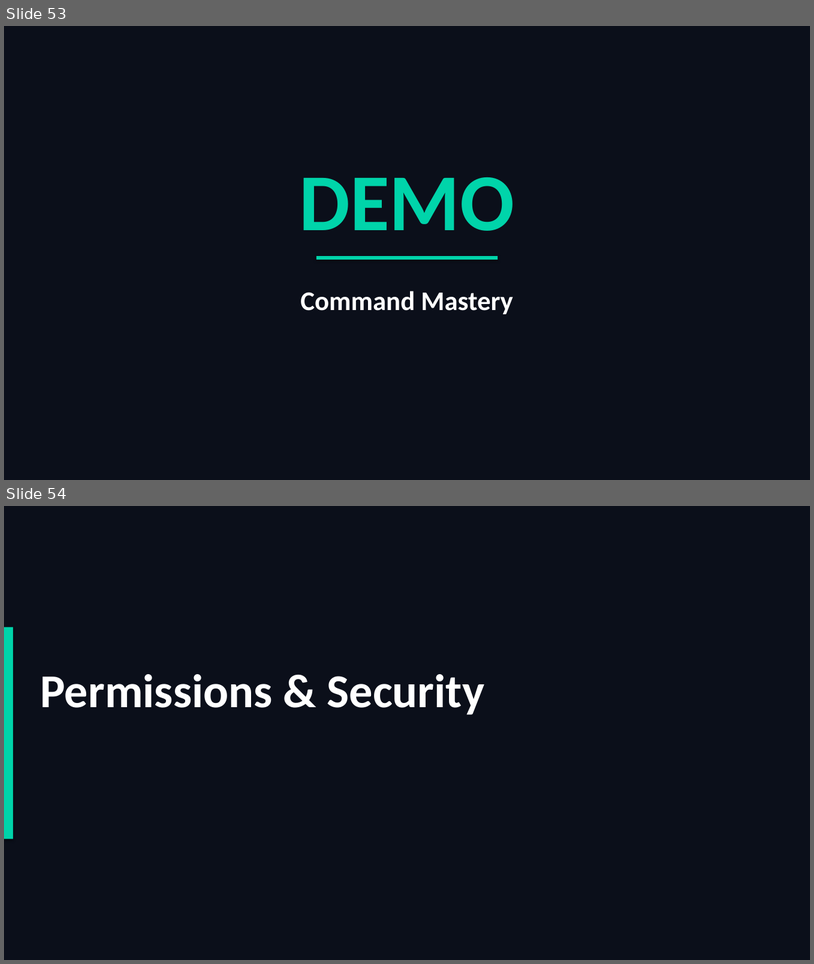
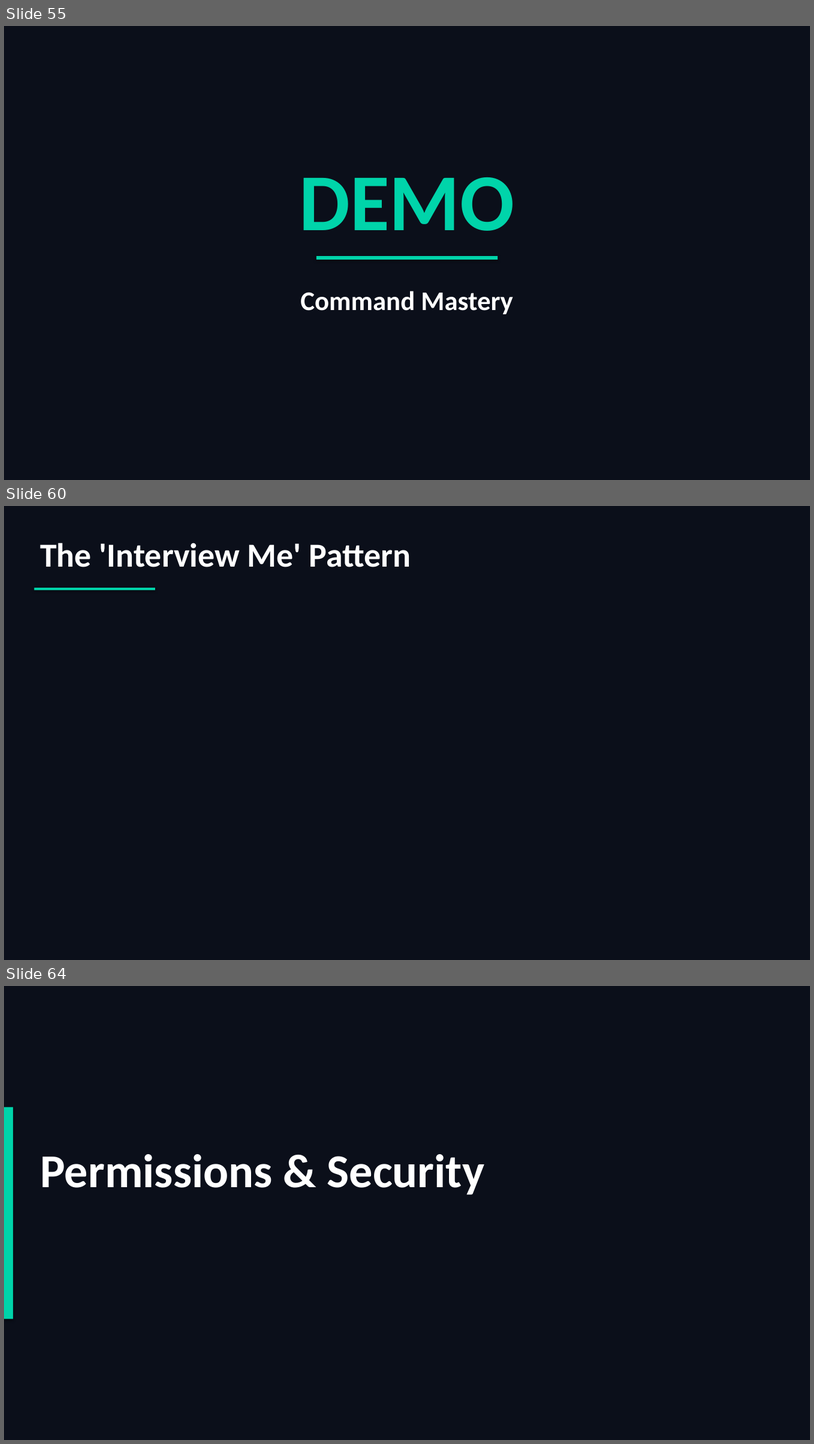
Before and after one commit to scottrhay/AIA-ClaudeCopilot, a slide deck: slides/Day2_Claude_Code_Fundamentals.pptx. Shown one above the other, each under a label of ours: slides 53 and 54 before the commit, slides 55, 60 and 64 after it; the slides between them are not shown. The pictures are 814x964 and 814x1444 pixels, drawn with LibreOffice and Linux fonts; fonts in the diff are those of the drawing. Boxes give left, top, right and bottom in pixels: in the first picture for what was removed or moved away, otherwise in the second. Text is boxed around its words. In the diff, an @@ line names an element or a change of style, - is before the commit and + after.

```diff
--- a/slides/Day2_Claude_Code_Fundamentals.pptx
+++ b/slides/Day2_Claude_Code_Fundamentals.pptx
@@ slide 60 added at <box>4,506,810,960</box>, background #0B0F1A @@
@@ text added at <box>40,543,411,567</box>, 40 pt, text #FFFFFF, bold @@
+The 'Interview Me' Pattern
@@ rectangle added at <box>34,588,155,590</box>, fill #00D4AA @@
@@ what was slide 53 is now slide 55 @@
@@ what was slide 54 is now slide 64 @@
```
Also in this commit, not shown: 11 other slides added, 1 other file.
